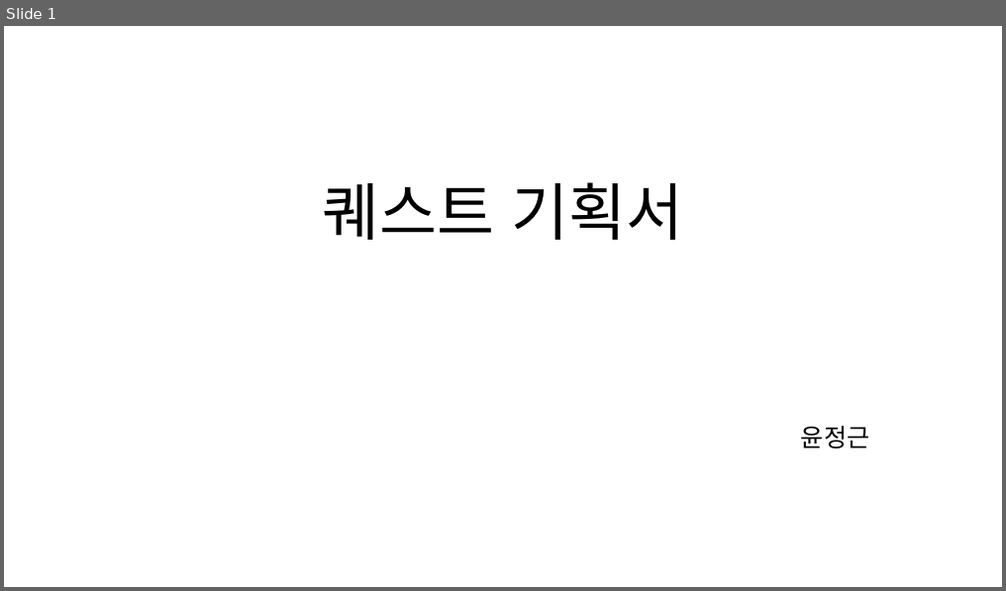
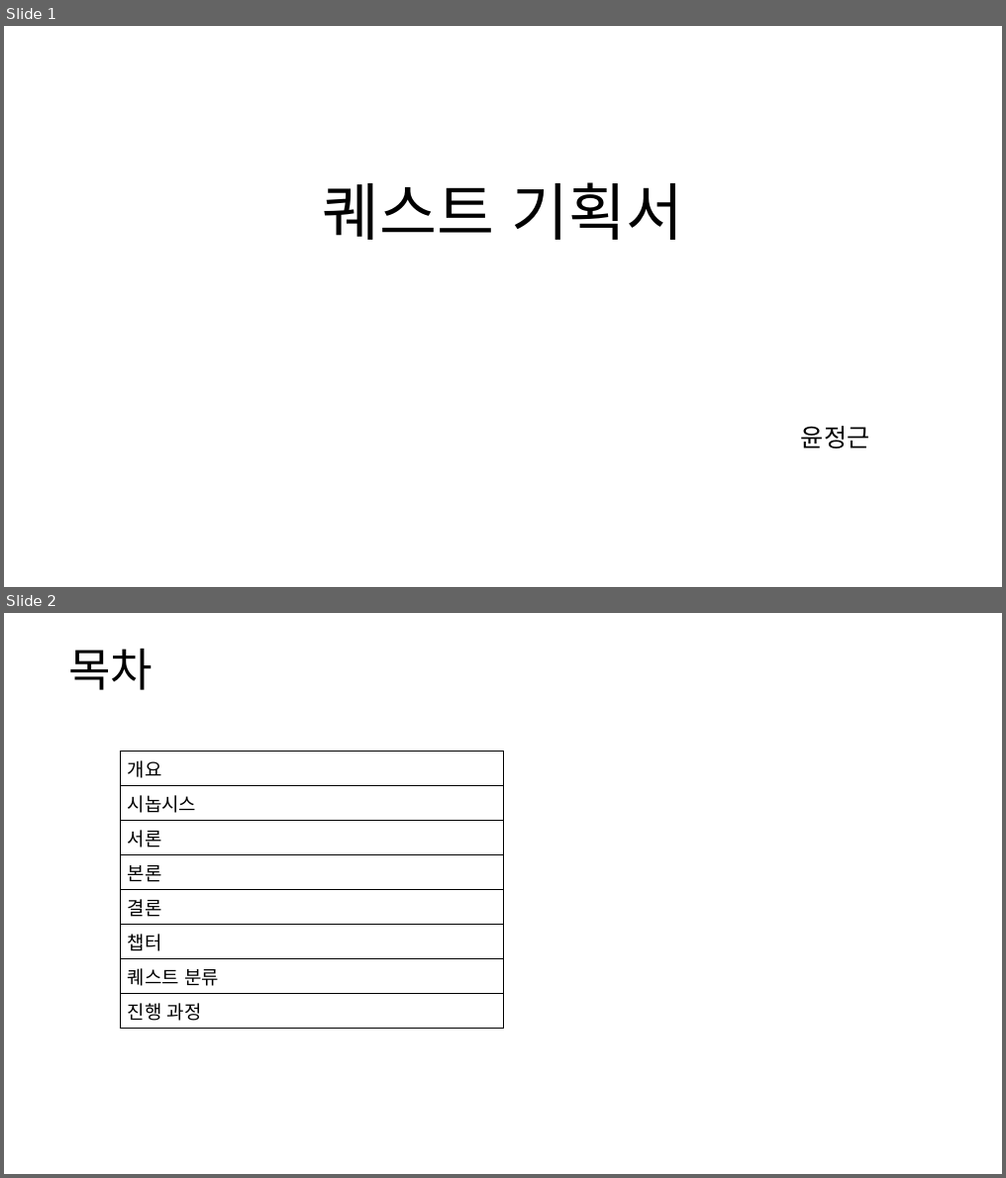
Before and after one commit to yjk0401/unityenginebasic_9th, a slide deck: 기획/메인 스토리 기획서.pptx. Shown one above the other, each under a label of ours: slide 1 before the commit, slides 1 and 2 after it. The pictures are 1006x591 and 1006x1178 pixels, drawn with LibreOffice and Linux fonts; fonts in the diff are those of the drawing. Boxes give left, top, right and bottom in pixels: in the first picture for what was removed or moved away, otherwise in the second. Text is boxed around its words. In the diff, an @@ line names an element or a change of style, - is before the commit and + after.

```diff
--- a/기획/메인 스토리 기획서.pptx
+++ b/기획/메인 스토리 기획서.pptx
@@ slide 2 added at box(4, 613, 1002, 1174), background #FFFFFF @@
@@ text added at box(68, 648, 152, 690), 44 pt, text #000000 @@
+목차
@@ table added at box(120, 752, 503, 1025), 8 rows, 1 columns @@
+개요
+시놉시스
+서론
+본론
+결론
+챕터
+퀘스트 분류
+진행 과정
```
Also in this commit, not shown: 8 slides changed, 6 other slides added, 2 slides removed.
